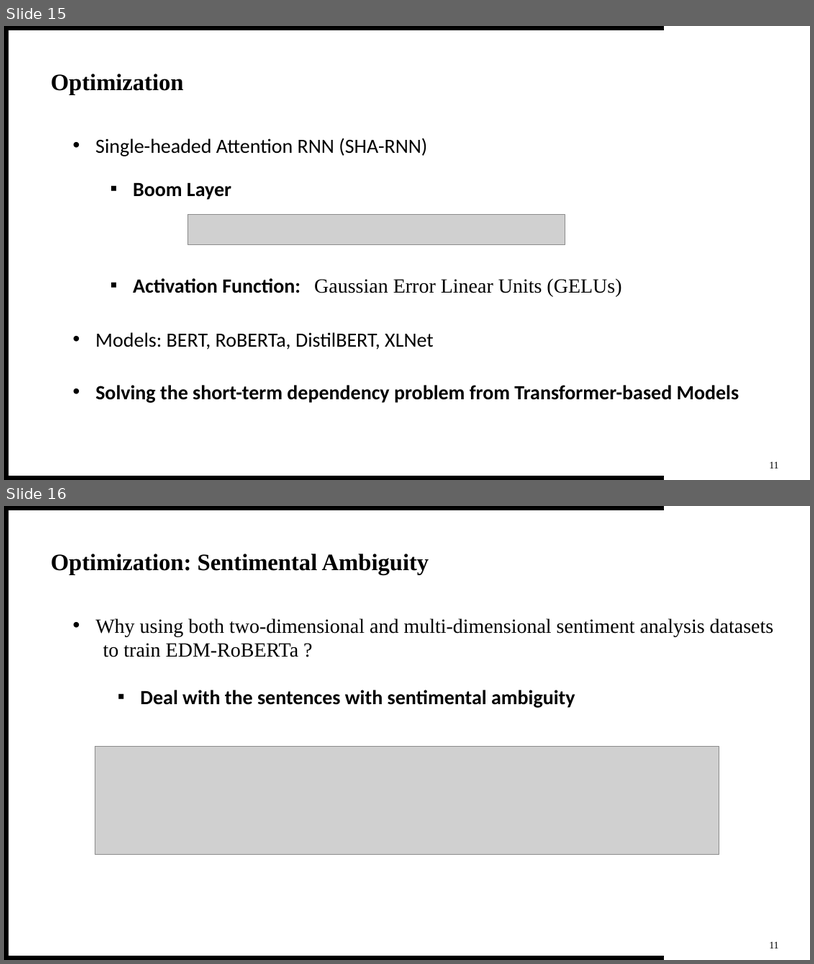
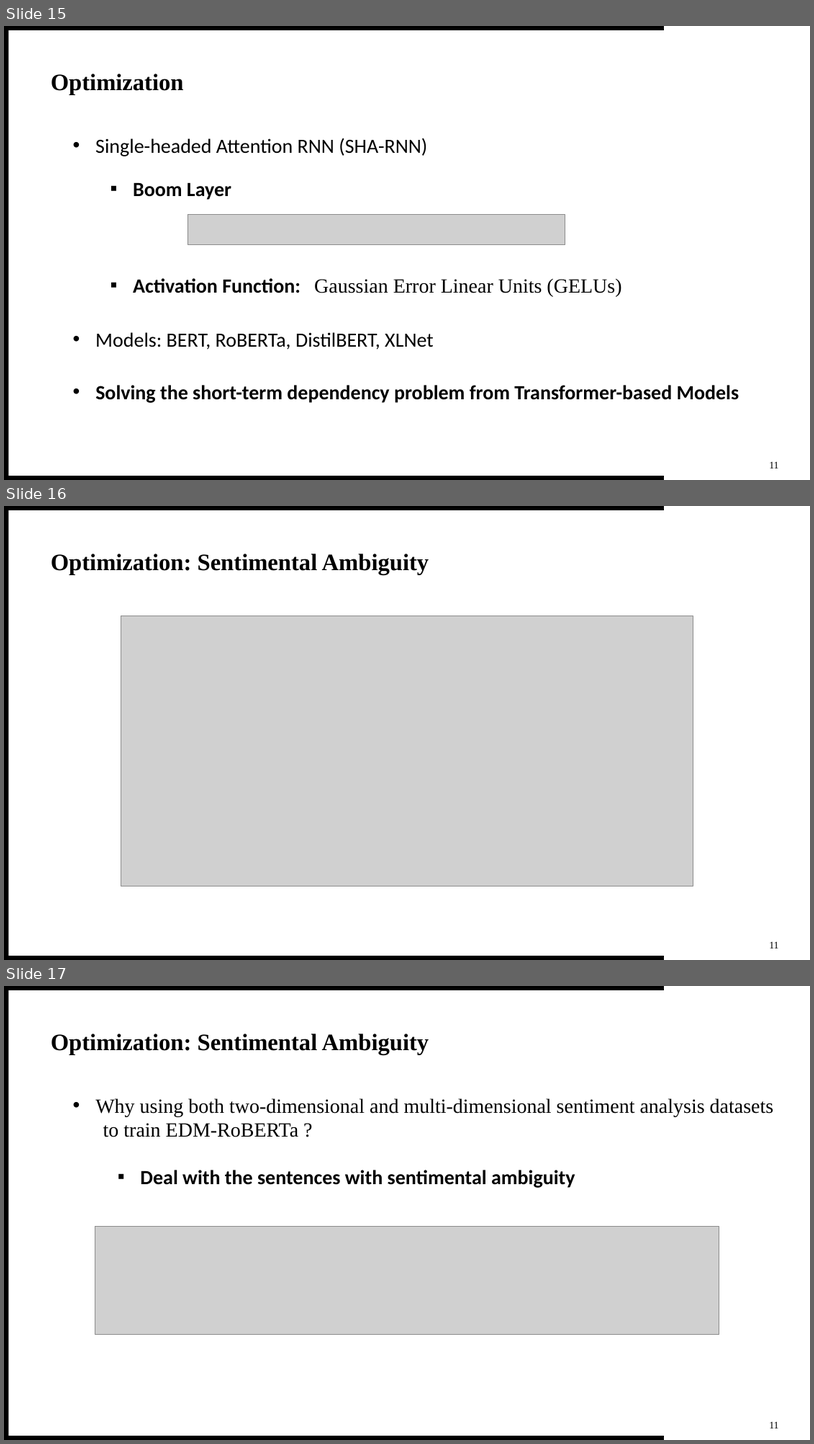
Before and after one commit to theQuert/inlpfun, a slide deck: Lab/REP.pptx. Shown one above the other, each under a label of ours: slides 15 and 16 before the commit, slides 15, 16 and 17 after it. The pictures are 814x964 and 814x1444 pixels, drawn with LibreOffice and Linux fonts; fonts in the diff are those of the drawing; grey boxes stand for pictures. Boxes give left, top, right and bottom in pixels: in the first picture for what was removed or moved away, otherwise in the second. Text is boxed around its words. In the diff, an @@ line names an element or a change of style, - is before the commit and + after.

Commit message:
20210103: Add sentiment analysis graph

```diff
--- a/Lab/REP.pptx
+++ b/Lab/REP.pptx
@@ slide 16 added at [4,506,810,960], background #FFFFFF; not listed: 3 template elements that a slide beside it also shows @@
@@ text added at [51,554,430,574], 28 pt, text #000000, bold @@
+Optimization: Sentimental Ambiguity
@@ picture added at [121,616,694,886] @@
@@ text added at [769,942,779,948], 12 pt, text #000000 @@
+11
@@ what was slide 16 is now slide 17 @@
```
Also in this commit, not shown: 2 other files.
